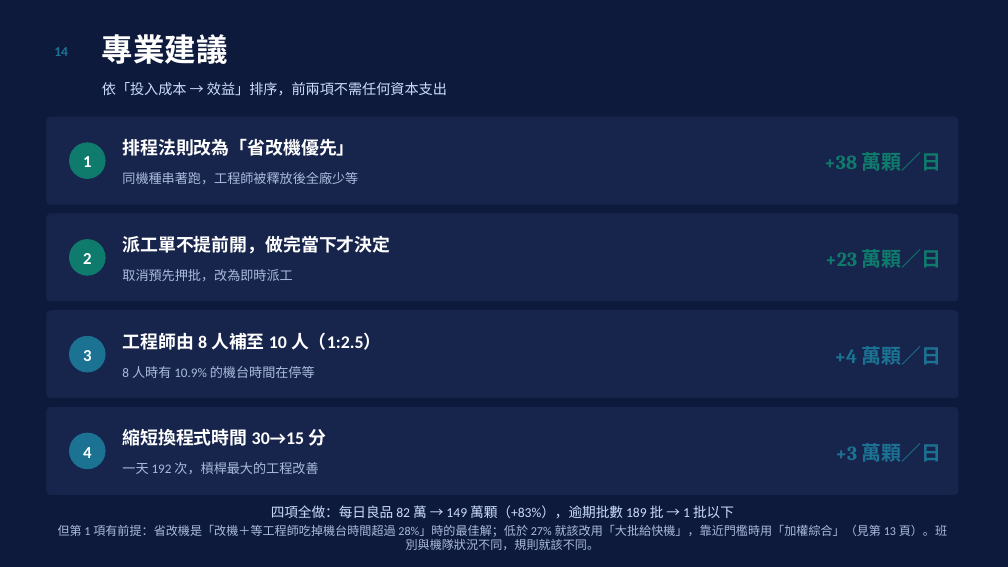
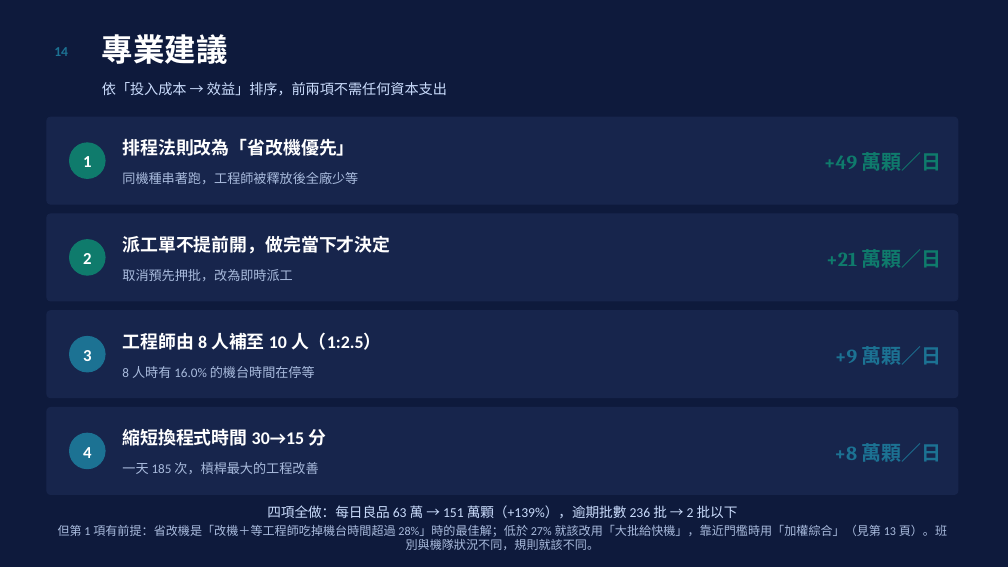
Before and after one commit to cnshow2025/my-factory, a slide deck: slide 15 of docs/測試排程分析報告.pptx. Drawn at 1008x567 pixels with LibreOffice and Linux fonts; fonts in the diff are those of the drawing. Boxes give left, top, right and bottom in pixels: in the first picture for what was removed or moved away, otherwise in the second. Text is boxed around its words. In the diff, an @@ line names an element or a change of style, - is before the commit and + after.

```diff
--- a/docs/測試排程分析報告.pptx
+++ b/docs/測試排程分析報告.pptx
@@ text at (824,152,942,171): text changed @@
-+38 萬顆／日
++49 萬顆／日
@@ text at (826,249,942,268): text changed @@
-+23 萬顆／日
++21 萬顆／日
@@ text at (835,346,942,365): text changed @@
-+4 萬顆／日
++9 萬顆／日
@@ text at (122,366,315,378): text changed @@
-8 人時有 10.9% 的機台時間在停等
+8 人時有 16.0% 的機台時間在停等
@@ text at (834,443,942,462): text changed @@
-+3 萬顆／日
++8 萬顆／日
@@ text at (122,462,318,474): text changed @@
-一天 192 次，槓桿最大的工程改善
+一天 185 次，槓桿最大的工程改善
@@ text at (267,505,738,518): text changed @@
-四項全做：每日良品 82 萬 → 149 萬顆（+83%），逾期批數 189 批 → 1 批以下
+四項全做：每日良品 63 萬 → 151 萬顆（+139%），逾期批數 236 批 → 2 批以下
```
Also in this commit, not shown: 10 other slides changed, 17 other files.
